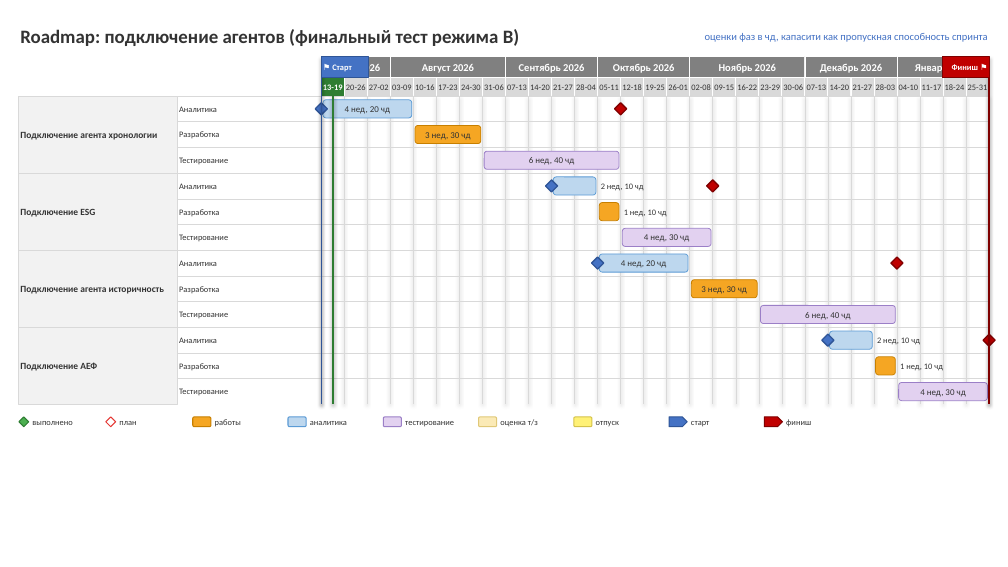
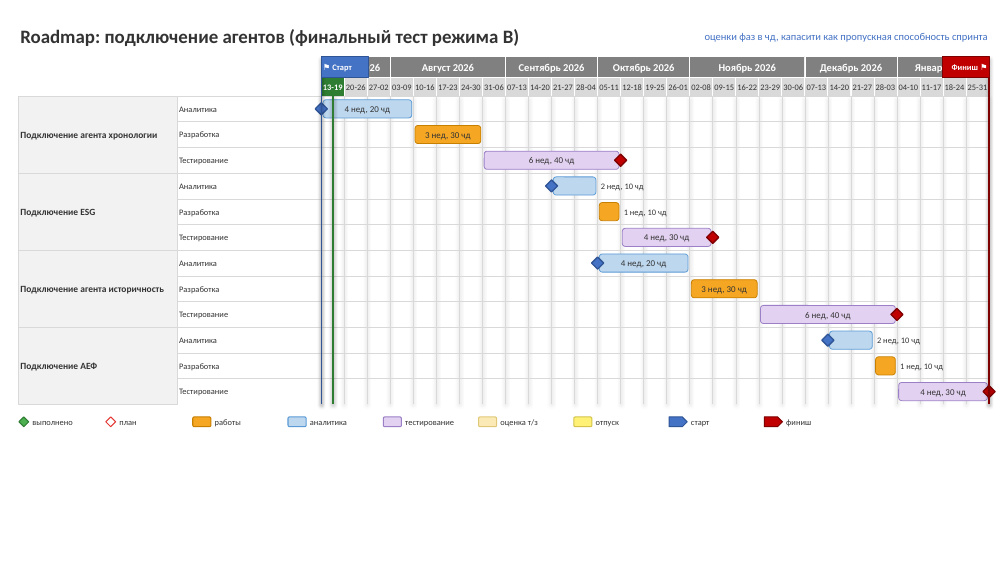
Before and after one commit to njreyesc/roadmap-builder, a slide deck: slide 1 of roadmap.pptx. Drawn at 1008x567 pixels with LibreOffice and Linux fonts; fonts in the diff are those of the drawing. Boxes give left, top, right and bottom in pixels: in the first picture for what was removed or moved away, otherwise in the second. Text is boxed around its words. In the diff, an @@ line names an element or a change of style, - is before the commit and + after.

```diff
--- a/roadmap.pptx
+++ b/roadmap.pptx
@@ 4 diamonds: place and size @@
-4 diamonds at (615,103,995,346)
+4 diamonds at (615,154,995,398)
```
Also in this commit, not shown: 6 other files.
